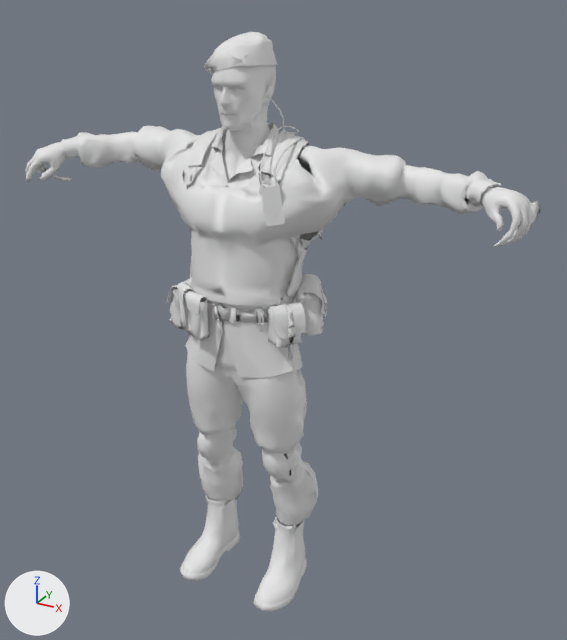
Two versions of the OBJ model UnityGame/Models/Characters/RedBeret.obj, one commit apart.
One viewpoint serves both versions: a 50 mm camera at (1.207, -1.974, 1.94) aimed at (0.078, 0.079, 0.913). Arrows for +X, +Y and +Z are at lower left; the lights stay in place. The picture after the commit comes second. Where no turn or scale is listed for an object, it has been applied to the vertices.

In view in the first picture: 'RedBeret'.
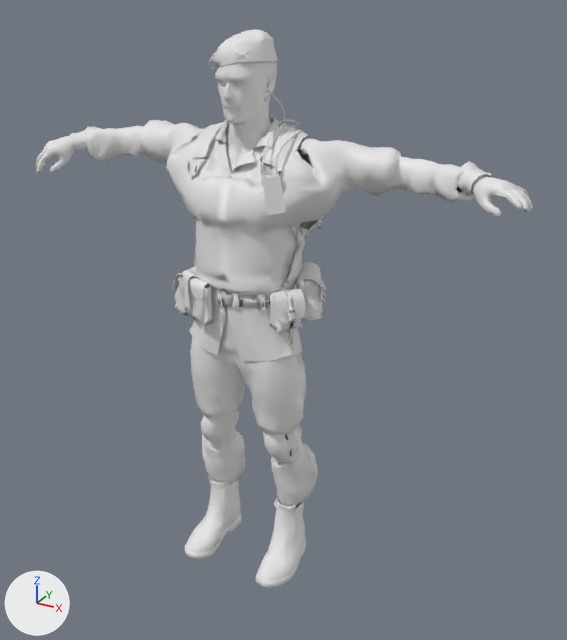
Diff of the bpy script that builds the scene:
```diff
--- a/UnityGame/Models/Characters/RedBeret.obj.py
+++ b/UnityGame/Models/Characters/RedBeret.obj.py
@@ me_redberet @@
 # used by ob_redberet; location = (0.0, 0.0, 0.0)
-me_redberet.from_pydata(...)  # 11403 vertices, 21997 faces; spans x -0.75..0.85, y -0.26..0.24, z 0.0..1.8
+me_redberet.from_pydata(...)  # 11403 vertices, 21997 faces; spans x -0.82..0.82, y -0.16..0.34, z 0.0..1.8
+# me_redberet part 1: the loose piece of 1877 vertices spanning x -0.68..0.76, y -0.23..0.1, z 0.82..1.56 is moved by (-0.05, 0.1, 0.0)
+# me_redberet part 2: the loose piece of 1222 vertices spanning x -0.19..0.26, y -0.2..0.04, z 0.2..1.04 is moved by (-0.05, 0.1, 0.0)
+# me_redberet part 3: the loose piece of 73 vertices spanning x 0.1..0.21, y -0.16..-0.08, z 0.45..0.56 is moved by (-0.05, 0.1, 0.0)
+# me_redberet part 4: the loose piece of 75 vertices spanning x -0.14..-0.02, y -0.17..-0.08, z 0.44..0.55 is moved by (-0.05, 0.1, 0.0)
+# me_redberet part 5: the loose piece of 57 vertices spanning x 0.15..0.22, y -0.2..-0.15, z 1.31..1.43 is moved by (-0.05, 0.1, 0.0)
+# me_redberet part 6: the loose piece of 18 vertices spanning x 0.16..0.22, y -0.2..-0.15, z 1.32..1.39 is moved by (-0.05, 0.1, 0.0)
+# me_redberet part 7: the loose piece of 10 vertices spanning x 0.04..0.08, y -0.15..-0.11, z 1.74..1.77 is moved by (-0.05, 0.1, 0.0)
+# me_redberet part 8: the loose piece of 221 vertices spanning x -0.08..0.11, y -0.16..0.05, z 1.69..1.8 is moved by (-0.05, 0.1, 0.0)
+# me_redberet part 9: the loose piece of 1338 vertices spanning x -0.13..0.19, y -0.18..0.07, z 1.32..1.78 is moved by (-0.05, 0.1, 0.0)
+# me_redberet part 10: 4421 of the vertices in x -0.23..0.29, y -0.25..0.24, z 0.88..1.68 are moved by (-0.05, 0.1, 0.0)
+# me_redberet part 11: 996 of the vertices in x -0.19..0.24, y -0.26..0.04, z 0.0..0.25 are moved by (-0.05, 0.1, 0.0)
+# me_redberet part 12: 338 of 11403 vertices moved; they spanned x 0.69..0.85, y -0.11..0.02, z 1.31..1.45 and now span x 0.64..0.82, y -0.01..0.11, z 1.37..1.45; mean shift (-0.04, 0.1, 0.02); largest move (0.8, -0.06, 1.32) -> (0.81, 0.04, 1.41)
+# me_redberet part 13: 329 of 11403 vertices moved; they spanned x -0.75..-0.62, y -0.19..-0.05, z 1.32..1.45 and now span x -0.82..-0.67, y -0.09..0.05, z 1.33..1.45; mean shift (-0.06, 0.1, 0.01); largest move (-0.63, -0.08, 1.32) -> (-0.81, -0.01, 1.34)
+# other edits to the shape of me_redberet do not show in these pictures
```

Location of each change, [x1, y1, x2, y2] in pixels of the pictures (567 x 640 px; the box of a moved part takes in the faces that stretch with it):
'RedBeret', reshaped: before [25, 32, 541, 611]; after [36, 29, 533, 588]
part 1 of me_redberet, moved or reshaped: before [61, 122, 503, 378]; after [71, 116, 492, 361]
part 2 of me_redberet, moved or reshaped: before [186, 322, 318, 527]; after [190, 309, 317, 507]
part 3 of me_redberet, moved or reshaped: before [262, 448, 296, 478]; after [263, 429, 296, 459]
part 4 of me_redberet, moved or reshaped: before [197, 432, 230, 460]; after [201, 415, 232, 442]
part 5 of me_redberet, moved or reshaped: before [259, 182, 285, 226]; after [261, 173, 286, 215]
part 6 of me_redberet, moved or reshaped: before [263, 204, 283, 225]; after [264, 194, 284, 214]
part 7 of me_redberet, moved or reshaped: before [230, 46, 246, 59]; after [234, 43, 249, 55]
part 8 of me_redberet, moved or reshaped: before [204, 32, 277, 74]; after [208, 29, 278, 70]
part 9 of me_redberet, moved or reshaped: before [211, 65, 276, 182]; after [215, 61, 277, 173]
part 10 of me_redberet, moved or reshaped: before [167, 79, 327, 361]; after [172, 75, 326, 345]
part 11 of me_redberet, moved or reshaped: before [180, 494, 307, 611]; after [184, 476, 307, 588]
part 12 of me_redberet, moved or reshaped: before [480, 186, 541, 247]; after [471, 176, 533, 217]
part 13 of me_redberet, moved or reshaped: before [25, 142, 71, 182]; after [36, 135, 75, 174]
